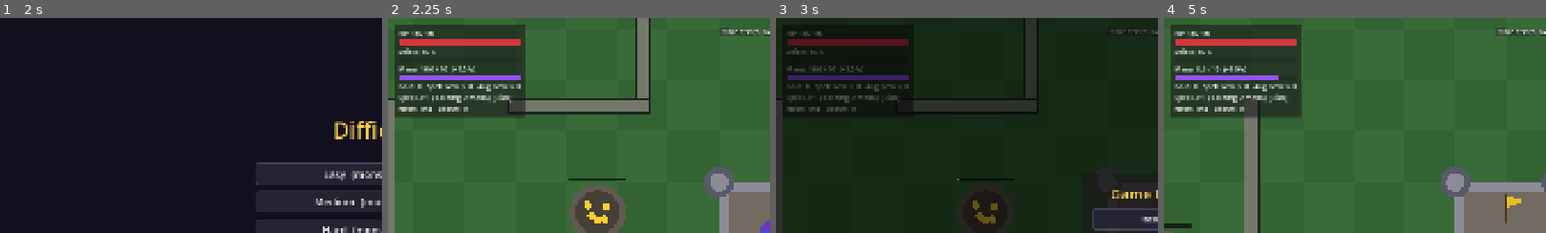
Above: before the commit, frames 1-4 (left to right).
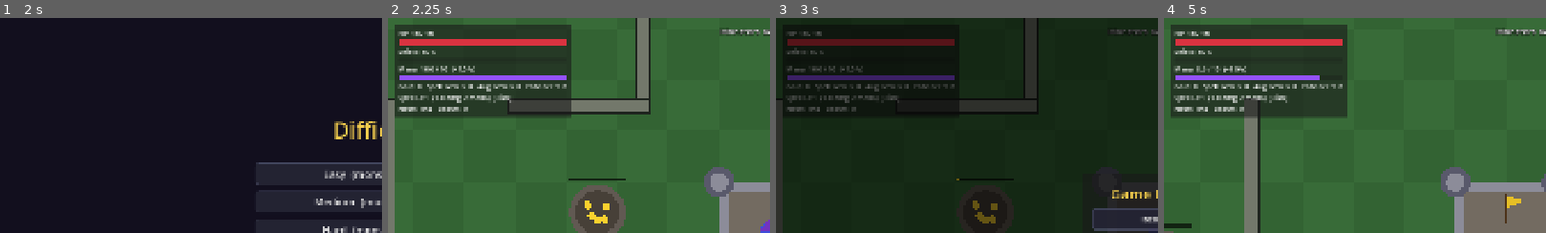
Above: after the commit, the same moments.

Repository: 09DylanXie/Hukulshish
Game: Godot game, scene res://scenes/ui/MainMenu.tscn
The game is run twice, just before and just after one commit, with the same random seed, the same clock (stepped at 60 frames per second) and the same inputs.
Inputs (mouse positions are % of the whole screen's width and height, from its top left):
- Up to frame 1 (2 s): click "Start" at 0.5 s; click "Small (40×40)" at 1.25 s
- Up to frame 2 (2.25 s): click "Easy (monster HP ×0.5)" at 2 s
- Up to frame 3 (3 s): click "⏸ Pause" at 2.75 s
- Up to frame 4 (5 s): click "Restart Run" at 3.5 s; tap Enter at 4.25 s; move the mouse to (72, 45) at 4.27 s; hold D (move_right) from 4.28 s (still down); tap E at 4.35 s; click (72, 45) at 4.42 s; tap F at 4.55 s
The pictures show only the part of the screen within x 0-50%, y 0-50%; the shares and areas given below are measured in that part.

Frame 1 is identical in both runs. In frame 2, 4.9% of the frame differs, in the area x 34-48%, y 3-47%; in frame 3, 0.7%; in frame 4, 5.4%, in the area x 30-48%, y 3-47%.

Commit message:
feat: add personal shop with goblin enhancers, auto-shoot 1/2 fire rate, and E/F toggles

Diff:
--- a/scripts/autoload/config.gd
+++ b/scripts/autoload/config.gd
@@ -74,12 +74,31 @@
 const GOLD_SHOP_MAGNET_COST: int = 100
 const GOLD_SHOP_AUTO_SHOOT_COST: int = 1000
 const GOLD_SHOP_HOMING_COST: int = 1500
+const AUTO_SHOOT_FIRE_RATE_MULT: float = 0.5
 const HOMING_TURN_SPEED: float = 16.0
 const MAGNET_PULL_SPEED_TILES: float = 14.0
 const POTION_DURATION_SEC: float = 30.0
 const HEAL_POTION_AMOUNT: int = 3
 const DAMAGE_POTION_MULT: float = 2.0
 const SHIELD_ITEM_AMOUNT: int = 1
+
+# --- Personal Shop (§6.3) — bought with Enhancers dropped by Goblins (1/3 chance) ---
+const ENHANCER_DROP_CHANCE: float = 1.0 / 3.0
+const PERSONAL_MAX_LEVEL: int = 3
+const PERSONAL_UPGRADE_COSTS: Array[int] = [3, 5, 9]
+const PERSONAL_SHOP: Dictionary = {
+	"luck": "Luck",
+	"move_speed": "Movement Speed",
+	"health_regen": "Health Regen",
+	"mine_capacity": "Capacity",
+	"mine_rate": "Rate",
+}
+const LUCK_STEP: float = 0.20
+const MOVE_SPEED_STEP: float = 0.05
+const HEALTH_REGEN_HP_PER_10S_STEP: int = 1
+const HEALTH_REGEN_INTERVAL_SEC: float = 10.0
+const MINE_CAPACITY_STEP: float = 1.0 / 3.0
+const MINE_RATE_STEP: float = 0.15
 
 # --- Boss spells (§6.3) ---
 ## Chance for a nest boss to drop a new spell.
@@ -229,6 +248,12 @@
 	return level + 1
 
 
+## Enhancer cost for the next level of a Personal Shop upgrade currently at `level` (0..2): 3, 5, 9.
+func personal_cost(level: int) -> int:
+	var idx: int = clampi(level, 0, PERSONAL_UPGRADE_COSTS.size() - 1)
+	return PERSONAL_UPGRADE_COSTS[idx]
+
+
 ## Gold cost for the next Spell Scroll in the Gold Shop (100, 200, ..., 1000).
 func gold_mod_part_cost(bought_so_far: int) -> int:
 	return (bought_so_far + 1) * GOLD_SHOP_MOD_PART_BASE_COST
--- a/scripts/autoload/game_state.gd
+++ b/scripts/autoload/game_state.gd
@@ -32,6 +32,11 @@
 ## Augmentation id → level (0..3, see Config.AUGMENTATIONS).
 var aug_levels: Dictionary = {}
 
+## Enhancers dropped only by Goblins (1/3 chance), spent in the Personal Shop.
+var enhancers: int = 0
+## Personal Shop id → level (0..3, see Config.PERSONAL_SHOP).
+var personal_levels: Dictionary = {}
+
 ## Mana state
 var mana: float = Config.BASE_MAX_MANA
 
@@ -41,7 +46,9 @@
 # --- Gold Shop unlocks & hotbar consumables ---
 var magnet_unlocked: bool = false
 var auto_shoot_unlocked: bool = false
+var auto_shoot_enabled: bool = false
 var homing_unlocked: bool = false
+var homing_enabled: bool = false
 var shield_items: int = 0
 var heal_potions: int = 0
 var damage_potions: int = 0
@@ -74,11 +81,17 @@
 	aug_levels.clear()
 	for id in Config.AUGMENTATIONS:
 		aug_levels[id] = 0
+	enhancers = 0
+	personal_levels.clear()
+	for id in Config.PERSONAL_SHOP:
+		personal_levels[id] = 0
 	mana = float(max_mana())
 	boss_spells.clear()
 	magnet_unlocked = false
 	auto_shoot_unlocked = false
+	auto_shoot_enabled = false
 	homing_unlocked = false
+	homing_enabled = false
 	shield_items = 0
 	heal_potions = 0
 	damage_potions = 0
@@ -325,6 +338,62 @@
 	return 0.0 if lvl <= 0 else Config.SNIPER_BASE_DAMAGE_MULT + Config.SNIPER_DAMAGE_STEP * (lvl - 1)
 
 
+# --- Personal Shop (Goblin Enhancers) ---
+
+func add_enhancers(amount: int) -> void:
+	enhancers += amount
+	changed.emit()
+
+
+func personal_level(id: String) -> int:
+	return int(personal_levels.get(id, 0))
+
+
+func is_personal_maxed(id: String) -> bool:
+	return personal_level(id) >= Config.PERSONAL_MAX_LEVEL
+
+
+func next_personal_cost(id: String) -> int:
+	return Config.personal_cost(personal_level(id))
+
+
+func try_buy_personal(id: String) -> bool:
+	if not Config.PERSONAL_SHOP.has(id) or is_personal_maxed(id):
+		return false
+	var cost: int = next_personal_cost(id)
+	if enhancers < cost:
+		return false
+	enhancers -= cost
+	personal_levels[id] = personal_level(id) + 1
+	changed.emit()
+	return true
+
+
+## Luck: +20% drop rate per upgrade (non-cumulative: 1.0, 1.2, 1.4, 1.6).
+func luck_multiplier() -> float:
+	return 1.0 + Config.LUCK_STEP * personal_level("luck")
+
+
+## Movement Speed: +5% player movement speed per upgrade (non-cumulative: 1.0, 1.05, 1.10, 1.15).
+func player_speed_tiles() -> float:
+	return Config.PLAYER_SPEED_TILES * (1.0 + Config.MOVE_SPEED_STEP * personal_level("move_speed"))
+
+
+## Health Regen: +1 HP / 10 secs per upgrade (0, 1, 2, 3 HP per 10s).
+func health_regen_per_10s() -> int:
+	return Config.HEALTH_REGEN_HP_PER_10S_STEP * personal_level("health_regen")
+
+
+## Capacity: +1/3 gold mine capacity per upgrade (non-cumulative: ×1, ×4/3, ×5/3, ×2).
+func gold_mine_cap() -> int:
+	return int(round(float(Config.GOLD_MINE_CAP) * (1.0 + Config.MINE_CAPACITY_STEP * personal_level("mine_capacity"))))
+
+
+## Rate: +15% gold mine generation rate per upgrade (non-cumulative: 1.0, 1.15, 1.30, 1.45).
+func gold_mine_rate() -> float:
+	return Config.GOLD_MINE_RATE * (1.0 + Config.MINE_RATE_STEP * personal_level("mine_rate"))
+
+
 # --- Gold Shop purchases ---
 
 func can_buy_gold_mod_part() -> bool:
@@ -389,6 +458,7 @@
 		return false
 	gold -= Config.GOLD_SHOP_AUTO_SHOOT_COST
 	auto_shoot_unlocked = true
+	auto_shoot_enabled = true
 	changed.emit()
 	return true
 
@@ -398,6 +468,31 @@
 		return false
 	gold -= Config.GOLD_SHOP_HOMING_COST
 	homing_unlocked = true
+	homing_enabled = true
+	changed.emit()
+	return true
+
+
+func is_auto_shoot_active() -> bool:
+	return auto_shoot_unlocked and auto_shoot_enabled
+
+
+func is_homing_active() -> bool:
+	return homing_unlocked and homing_enabled
+
+
+func toggle_auto_shoot() -> bool:
+	if not auto_shoot_unlocked:
+		return false
+	auto_shoot_enabled = not auto_shoot_enabled
+	changed.emit()
+	return true
+
+
+func toggle_homing() -> bool:
+	if not homing_unlocked:
+		return false
+	homing_enabled = not homing_enabled
 	changed.emit()
 	return true
 
--- a/scripts/main/game.gd
+++ b/scripts/main/game.gd
@@ -147,18 +147,24 @@
 	monster.died.connect(_on_monster_died)
 
 
-func _on_monster_died(gold: int, pos: Vector2, is_demon: bool) -> void:
+func _on_monster_died(gold: int, pos: Vector2, is_demon: bool, is_goblin: bool) -> void:
 	GameState.add_gold(gold)
-	if randf() < Config.MOD_PART_DROP_CHANCE:
+	var luck: float = GameState.luck_multiplier()
+	if randf() < Config.MOD_PART_DROP_CHANCE * luck:
 		var pickup: ModPickup = ModPickupScene.instantiate()
 		pickup.kind = ModPickup.Kind.MOD_PART
 		pickup.position = pos
 		_entities.call_deferred("add_child", pickup)
-	if is_demon and randf() < Config.AUG_SCROLL_DROP_CHANCE:
+	if is_demon and randf() < Config.AUG_SCROLL_DROP_CHANCE * luck:
 		var aug_pickup: ModPickup = ModPickupScene.instantiate()
 		aug_pickup.kind = ModPickup.Kind.AUG_SCROLL
 		aug_pickup.position = pos + Vector2(12, 0)
 		_entities.call_deferred("add_child", aug_pickup)
+	if is_goblin and randf() < Config.ENHANCER_DROP_CHANCE * luck:
+		var enh_pickup: ModPickup = ModPickupScene.instantiate()
+		enh_pickup.kind = ModPickup.Kind.ENHANCER
+		enh_pickup.position = pos + Vector2(-12, 0)
+		_entities.call_deferred("add_child", enh_pickup)
 
 
 func _on_nest_destroyed(nest: Nest) -> void:
@@ -199,7 +205,7 @@
 func _on_boss_died(gold: int, pos: Vector2) -> void:
 	GameState.add_gold(gold)
 	GameState.on_boss_defeated()
-	if randf() < Config.BOSS_SPELL_DROP_CHANCE:
+	if randf() < Config.BOSS_SPELL_DROP_CHANCE * GameState.luck_multiplier():
 		var pickup: ModPickup = ModPickupScene.instantiate()
 		pickup.kind = ModPickup.Kind.BOSS_SPELL
 		pickup.position = pos
--- a/scripts/monsters/monster.gd
+++ b/scripts/monsters/monster.gd
@@ -3,7 +3,7 @@
 ## Generic melee monster that chases the player through the maze. Configured by a MonsterStats resource (§6.5).
 ## Speed comes from its size (Config.monster_speed_tiles). Call setup() before adding it to the tree.
 
-signal died(gold: int, at: Vector2, is_demon: bool)
+signal died(gold: int, at: Vector2, is_demon: bool, is_goblin: bool)
 
 var stats: MonsterStats
 var max_hp: float = 1.0
@@ -89,7 +89,8 @@
 	if hp <= 0.0:
 		_dead = true
 		var is_demon: bool = stats != null and (stats.has_bubble_shield or stats.name == "Demon")
-		died.emit(stats.gold, global_position, is_demon)
+		var is_goblin: bool = stats != null and stats.name == "Goblin"
+		died.emit(stats.gold, global_position, is_demon, is_goblin)
 		queue_free()
 
 
--- a/scripts/player/player.gd
+++ b/scripts/player/player.gd
@@ -16,6 +16,7 @@
 var bounds: Rect2 = Rect2()
 
 var _iframes: float = 0.0
+var _regen_timer: float = 0.0
 var _dead: bool = false
 var _radius: float = Config.tiles(Config.PLAYER_RADIUS_TILES)
 var _facing: Vector2 = Vector2.RIGHT
@@ -57,10 +58,20 @@
 	var input: Vector2 = Input.get_vector("move_left", "move_right", "move_up", "move_down")
 	if input != Vector2.ZERO:
 		_facing = input.normalized()
-	velocity = input * Config.tiles(Config.PLAYER_SPEED_TILES)
+	velocity = input * Config.tiles(GameState.player_speed_tiles())
 	move_and_slide()
 	if bounds.has_area():
 		global_position = global_position.clamp(bounds.position + Vector2.ONE * _radius, bounds.end - Vector2.ONE * _radius)
+
+	# Personal Shop Health Regen: +1 HP / 10 secs per upgrade
+	var regen_hp: int = GameState.health_regen_per_10s()
+	if regen_hp > 0 and hp < max_hp:
+		_regen_timer += delta
+		if _regen_timer >= Config.HEALTH_REGEN_INTERVAL_SEC:
+			_regen_timer -= Config.HEALTH_REGEN_INTERVAL_SEC
+			heal_amount(regen_hp)
+	else:
+		_regen_timer = 0.0
 
 	if _iframes > 0.0:
 		_iframes -= delta
--- a/scripts/spells/mod_pickup.gd
+++ b/scripts/spells/mod_pickup.gd
@@ -9,6 +9,7 @@
 enum Kind {
 	MOD_PART,
 	AUG_SCROLL,
+	ENHANCER,
 	BOSS_SPELL,
 }
 
@@ -55,6 +56,8 @@
 			GameState.acquire_boss_spell()
 		Kind.AUG_SCROLL:
 			GameState.add_aug_scrolls(1)
+		Kind.ENHANCER:
+			GameState.add_enhancers(1)
 		_:
 			GameState.add_mod_parts(1)
 	queue_free()
@@ -83,6 +86,23 @@
 			])
 			draw_colored_polygon(diamond, col)
 			draw_circle(Vector2.ZERO, r * 0.35, Color(1.0, 0.88, 0.3))
+		Kind.ENHANCER:
+			var col := Color(0.28, 0.95, 0.45)
+			var r: float = Config.tiles(0.36) * (1.0 + 0.13 * sin(_t * 4.8))
+			draw_circle(Vector2.ZERO, r * 1.55, Color(col, 0.28))
+			# Emerald enhancer crystal
+			var tri_up := PackedVector2Array([
+				Vector2(0, -r * 1.05),
+				Vector2(r * 0.9, r * 0.55),
+				Vector2(-r * 0.9, r * 0.55),
+			])
+			var tri_down := PackedVector2Array([
+				Vector2(0, r * 1.05),
+				Vector2(r * 0.9, -r * 0.55),
+				Vector2(-r * 0.9, -r * 0.55),
+			])
+			draw_colored_polygon(tri_down, col.darkened(0.2))
+			draw_colored_polygon(tri_up, col.lightened(0.15))
 		_:
 			var col := Color(0.35, 0.9, 1.0)
 			var r: float = Config.tiles(0.32) * (1.0 + 0.12 * sin(_t * 4.0))
--- a/scripts/spells/projectile.gd
+++ b/scripts/spells/projectile.gd
@@ -68,7 +68,7 @@
 func _physics_process(delta: float) -> void:
 	if _spent:
 		return
-	if from_player and (homing or proj_kind == ProjKind.SNIPER):
+	if from_player and ((homing and GameState.is_homing_active()) or proj_kind == ProjKind.SNIPER):
 		var target: Node2D = _find_homing_target()
 		if target != null:
 			var to_target: Vector2 = global_position.direction_to(target.global_position)
@@ -189,7 +189,7 @@
 			color.lightened(0.15),
 			radius * 0.85,
 			max_distance,
-			GameState.homing_unlocked,
+			GameState.is_homing_active(),
 			ProjKind.SPLIT,
 			hit_target
 		)
--- a/scripts/spells/spell_caster.gd
+++ b/scripts/spells/spell_caster.gd
@@ -6,8 +6,10 @@
 
 const ProjectileScene: PackedScene = preload("res://scenes/spells/Projectile.tscn")
 
-## One cooldown per spell in GameState.all_spells().
-var _cooldowns: Array[float] = []
+## One manual cooldown and one auto-fire cooldown per spell in GameState.all_spells().
+## Auto-shooting fires at 1/2 the spell's fire rate so players can still manually fire.
+var _manual_cooldowns: Array[float] = []
+var _auto_cooldowns: Array[float] = []
 
 
 func _physics_process(delta: float) -> void:
@@ -16,37 +18,44 @@
 		return
 
 	var spells: Array[Dictionary] = GameState.all_spells()
-	while _cooldowns.size() < spells.size():
-		_cooldowns.append(0.0)
+	while _manual_cooldowns.size() < spells.size():
+		_manual_cooldowns.append(0.0)
+	while _auto_cooldowns.size() < spells.size():
+		_auto_cooldowns.append(0.0)
 
 	var manual_click: bool = Input.is_mouse_button_pressed(MOUSE_BUTTON_LEFT) and get_viewport().gui_get_hovered_control() == null
 	var mouse_world: Vector2 = get_global_mouse_position()
 
 	for i in spells.size():
-		_cooldowns[i] = maxf(0.0, _cooldowns[i] - delta)
-		if _cooldowns[i] > 0.0:
-			continue
+		_manual_cooldowns[i] = maxf(0.0, _manual_cooldowns[i] - delta)
+		_auto_cooldowns[i] = maxf(0.0, _auto_cooldowns[i] - delta)
 
 		var spell: Dictionary = spells[i]
 		var max_range: float = Config.tiles(float(spell["range_tiles"]))
 		var mana_cost: float = float(spell.get("mana_cost", Config.BASE_SPELL_MANA_COST))
+		var base_rate: float = maxf(0.05, float(spell["fire_rate"]))
 
 		if manual_click:
+			if _manual_cooldowns[i] > 0.0:
+				continue
 			if not GameState.try_spend_mana(mana_cost):
 				continue
 			var dir: Vector2 = global_position.direction_to(mouse_world)
 			if dir == Vector2.ZERO:
 				dir = Vector2.RIGHT
 			_fire_dir(spell, dir, max_range)
-			_cooldowns[i] = 1.0 / maxf(0.05, float(spell["fire_rate"]))
-		elif GameState.auto_shoot_unlocked:
+			_manual_cooldowns[i] = 1.0 / base_rate
+		elif GameState.is_auto_shoot_active():
+			if _auto_cooldowns[i] > 0.0:
+				continue
 			var target: Node2D = _find_target(max_range)
 			if target != null:
 				if not GameState.try_spend_mana(mana_cost):
 					continue
 				var dir: Vector2 = global_position.direction_to(target.global_position)
 				_fire_dir(spell, dir, max_range)
-				_cooldowns[i] = 1.0 / maxf(0.05, float(spell["fire_rate"]))
+				var auto_rate: float = maxf(0.05, base_rate * Config.AUTO_SHOOT_FIRE_RATE_MULT)
+				_auto_cooldowns[i] = 1.0 / auto_rate
 
 
 ## Nearest monster / boss / nest within `max_range` pixels.
@@ -75,7 +84,7 @@
 		spell["color"] as Color,
 		Config.tiles(float(spell["radius_tiles"])),
 		max_range,
-		GameState.homing_unlocked,
+		GameState.is_homing_active(),
 		Projectile.ProjKind.INITIAL,
 		null
 	)
--- a/scripts/ui/castle_menu.gd
+++ b/scripts/ui/castle_menu.gd
@@ -1,14 +1,16 @@
 class_name CastleMenu
 extends CanvasLayer
 ## Castle upgrade & shop menu (§5, §6.2–6.3). Pauses the game while open.
-## Left side: Base Spell upgrade, Spell Mods (Spell Scrolls), and Augmentations (Augmentation Scrolls).
-## Right side: Gold Shop and Boss Spells.
+## Left column: Base Spell upgrade, Spell Mods (Spell Scrolls), and Augmentations (Augmentation Scrolls).
+## Middle column: Personal Shop (Enhancers dropped by Goblins at 1/3 rate).
+## Right column: Gold Shop and Boss Spells.
 
 var _root: Control
 var _resources_label: Label
 var _upgrade_button: Button
 var _mods_box: VBoxContainer
 var _augs_box: VBoxContainer
+var _personal_box: VBoxContainer
 var _spells_box: VBoxContainer
 var _gold_shop_box: VBoxContainer
 
@@ -55,7 +57,7 @@
 	_root.add_child(center)
 
 	var panel := PanelContainer.new()
-	panel.custom_minimum_size = Vector2(1140, 0)
+	panel.custom_minimum_size = Vector2(1620, 0)
 	center.add_child(panel)
 	var margin := MarginContainer.new()
 	for side in ["left", "right", "top", "bottom"]:
@@ -71,7 +73,7 @@
 	outer.add_child(_resources_label)
 
 	var columns := HBoxContainer.new()
-	columns.add_theme_constant_override("separation", 28)
+	columns.add_theme_constant_override("separation", 22)
 	outer.add_child(columns)
 
 	# Left column: Base spell + Spell Mods + Augmentations
@@ -80,7 +82,7 @@
 	left_col.add_theme_constant_override("separation", 8)
 	columns.add_child(left_col)
 
-	_upgrade_button = UIKit.make_button("", _on_upgrade_pressed, 17)
+	_upgrade_button = UIKit.make_button("", _on_upgrade_pressed, 16)
 	_upgrade_button.custom_minimum_size = Vector2(0, 42)
 	left_col.add_child(_upgrade_button)
 
@@ -93,6 +95,17 @@
 	_augs_box = VBoxContainer.new()
 	_augs_box.add_theme_constant_override("separation", 6)
 	left_col.add_child(_augs_box)
+
+	# Middle column: Personal Shop (Goblin Enhancers)
+	var mid_col := VBoxContainer.new()
+	mid_col.size_flags_horizontal = Control.SIZE_EXPAND_FILL
+	mid_col.add_theme_constant_override("separation", 8)
+	columns.add_child(mid_col)
+
+	mid_col.add_child(UIKit.make_label("Personal Shop (Goblin Enhancers)", 22, Color(0.35, 0.95, 0.55)))
+	_personal_box = VBoxContainer.new()
+	_personal_box.add_theme_constant_override("separation", 6)
+	mid_col.add_child(_personal_box)
 
 	# Right column: Gold Shop + Boss Spells
 	var right_col := VBoxContainer.new()
@@ -116,8 +129,8 @@
 func _refresh() -> void:
 	if _root == null:
 		return
-	_resources_label.text = "Gold: %d      Spell Scrolls: %d      Augmentation Scrolls: %d" % [
-		GameState.gold, GameState.mod_parts, GameState.aug_scrolls]
+	_resources_label.text = "Gold: %d      Spell Scrolls: %d      Augmentation Scrolls: %d      Enhancers: %d" % [
+		GameState.gold, GameState.mod_parts, GameState.aug_scrolls, GameState.enhancers]
 
 	var lvl: int = GameState.spell_level
 	if GameState.is_spell_maxed():
@@ -200,6 +213,53 @@
 		btn.disabled = maxed or GameState.aug_scrolls < cost
 		_augs_box.add_child(btn)
 
+	# Populate Personal Shop (Goblin Enhancers: max 3, costs 3, 5, 9)
+	for c in _personal_box.get_children():
+		c.queue_free()
+	for id in ["luck", "move_speed", "health_regen", "mine_capacity", "mine_rate"]:
+		var p_lvl: int = GameState.personal_level(id)
+		var maxed: bool = GameState.is_personal_maxed(id)
+		var cost: int = GameState.next_personal_cost(id)
+		var text: String = ""
+		match id:
+			"luck":
+				var cur_pct: int = p_lvl * 20
+				var next_pct: int = (p_lvl + 1) * 20
+				if maxed:
+					text = "Luck  Lv 3 (+60% drop rate) — MAX"
+				else:
+					text = "Luck  Lv %d → %d (+%d%% → +%d%% drop rate)  —  %d enhancers" % [p_lvl, p_lvl + 1, cur_pct, next_pct, cost]
+			"move_speed":
+				var cur_pct: int = p_lvl * 5
+				var next_pct: int = (p_lvl + 1) * 5
+				if maxed:
+					text = "Movement Speed  Lv 3 (+15% move speed) — MAX"
+				else:
+					text = "Movement Speed  Lv %d → %d (+%d%% → +%d%% speed)  —  %d enhancers" % [p_lvl, p_lvl + 1, cur_pct, next_pct, cost]
+			"health_regen":
+				if maxed:
+					text = "Health Regen  Lv 3 (+3 HP / 10s) — MAX"
+				else:
+					text = "Health Regen  Lv %d → %d (+%d → +%d HP/10s)  —  %d enhancers" % [p_lvl, p_lvl + 1, p_lvl, p_lvl + 1, cost]
+			"mine_capacity":
+				var cur_cap: int = GameState.gold_mine_cap()
+				var next_cap: int = int(round(float(Config.GOLD_MINE_CAP) * (1.0 + Config.MINE_CAPACITY_STEP * (p_lvl + 1))))
+				if maxed:
+					text = "Capacity  Lv 3 (%d mine cap, +3/3) — MAX" % cur_cap
+				else:
+					text = "Capacity  Lv %d → %d (+%d/3 → +%d/3 mine cap)  —  %d enhancers" % [p_lvl, p_lvl + 1, p_lvl, p_lvl + 1, cost]
+			"mine_rate":
+				var cur_pct: int = p_lvl * 15
+				var next_pct: int = (p_lvl + 1) * 15
+				if maxed:
+					text = "Rate  Lv 3 (+45% mine gold/s) — MAX"
+				else:
+					text = "Rate  Lv %d → %d (+%d%% → +%d%% mine gold/s)  —  %d enhancers" % [p_lvl, p_lvl + 1, cur_pct, next_pct, cost]
+		var btn: Button = UIKit.make_button(text, _on_buy_personal.bind(id), 15)
+		btn.custom_minimum_size = Vector2(0, 40)
+		btn.disabled = maxed or GameState.enhancers < cost
+		_personal_box.add_child(btn)
+
 	# Populate Boss Spells
 	for c in _spells_box.get_children():
 		c.queue_free()
@@ -271,29 +331,29 @@
 	dmg_btn.disabled = GameState.gold < Config.GOLD_SHOP_POTION_COST
 	_gold_shop_box.add_child(dmg_btn)
 
-	# 6. Auto-Shooting Unlock (1000 gold)
+	# 6. Auto-Shooting Unlock (1000 gold; toggle with E)
 	if GameState.auto_shoot_unlocked:
-		var auto_done: Button = UIKit.make_button("Auto-Shooting — UNLOCKED", func() -> void: pass, 16)
+		var auto_done: Button = UIKit.make_button("Auto-Shooting — UNLOCKED (Press E to toggle)", func() -> void: pass, 16)
 		auto_done.custom_minimum_size = Vector2(0, 38)
 		auto_done.disabled = true
 		_gold_shop_box.add_child(auto_done)
 	else:
 		var auto_btn: Button = UIKit.make_button(
-			"Unlock Auto-Shooting  —  %d gold" % Config.GOLD_SHOP_AUTO_SHOOT_COST,
+			"Unlock Auto-Shooting (toggle with E)  —  %d gold" % Config.GOLD_SHOP_AUTO_SHOOT_COST,
 			func() -> void: GameState.try_buy_auto_shoot(), 16)
 		auto_btn.custom_minimum_size = Vector2(0, 38)
 		auto_btn.disabled = GameState.gold < Config.GOLD_SHOP_AUTO_SHOOT_COST
 		_gold_shop_box.add_child(auto_btn)
 
-	# 7. Homing Unlock (1500 gold)
+	# 7. Homing Unlock (1500 gold; toggle with F)
 	if GameState.homing_unlocked:
-		var homing_done: Button = UIKit.make_button("Homing — UNLOCKED", func() -> void: pass, 16)
+		var homing_done: Button = UIKit.make_button("Homing — UNLOCKED (Press F to toggle)", func() -> void: pass, 16)
 		homing_done.custom_minimum_size = Vector2(0, 38)
 		homing_done.disabled = true
 		_gold_shop_box.add_child(homing_done)
 	else:
 		var homing_btn: Button = UIKit.make_button(
-			"Unlock Homing  —  %d gold" % Config.GOLD_SHOP_HOMING_COST,
+			"Unlock Homing (toggle with F)  —  %d gold" % Config.GOLD_SHOP_HOMING_COST,
 			func() -> void: GameState.try_buy_homing(), 16)
 		homing_btn.custom_minimum_size = Vector2(0, 38)
 		homing_btn.disabled = GameState.gold < Config.GOLD_SHOP_HOMING_COST
@@ -310,3 +370,7 @@
 
 func _on_buy_aug(id: String) -> void:
 	GameState.try_buy_aug(id)
+
+
+func _on_buy_personal(id: String) -> void:
+	GameState.try_buy_personal(id)
--- a/scripts/ui/hud.gd
+++ b/scripts/ui/hud.gd
@@ -98,6 +98,12 @@
 			_use_slot(1)
 		elif k == KEY_3:
 			_use_slot(2)
+		elif k == KEY_E:
+			if GameState.toggle_auto_shoot():
+				get_viewport().set_input_as_handled()
+		elif k == KEY_F:
+			if GameState.toggle_homing():
+				get_viewport().set_input_as_handled()
 
 
 func _build_stats_panel() -> void:
@@ -326,16 +332,18 @@
 
 
 func _refresh() -> void:
-	_gold_label.text = "Gold  %d   Spell Scrolls  %d   Aug Scrolls  %d" % [
-		GameState.gold, GameState.mod_parts, GameState.aug_scrolls]
+	_gold_label.text = "Gold  %d   Spell Scrolls  %d   Aug Scrolls  %d   Enhancers  %d" % [
+		GameState.gold, GameState.mod_parts, GameState.aug_scrolls, GameState.enhancers]
 	var base: Dictionary = GameState.base_spell_stats()
 	var dmg: float = float(base["damage"]) * GameState.damage_boost_multiplier()
 	var extra: String = ""
 	if not GameState.boss_spells.is_empty():
 		extra = "  +%d boss spell(s)" % GameState.boss_spells.size()
-	var mode_tag: String = " [Auto]" if GameState.auto_shoot_unlocked else " [Click]"
+	var mode_tag: String = " [Click]"
+	if GameState.auto_shoot_unlocked:
+		mode_tag = " [Auto: ON (E)]" if GameState.auto_shoot_enabled else " [Auto: OFF (E)]"
 	if GameState.homing_unlocked:
-		mode_tag += " [Homing]"
+		mode_tag += " [Homing: ON (F)]" if GameState.homing_enabled else " [Homing: OFF (F)]"
 	if GameState.magnet_unlocked:
 		mode_tag += " [Magnet]"
 	_spell_label.text = "Spell Lv %d  (%.1f dmg, %d mana)%s%s" % [
--- a/scripts/world/gold_mine.gd
+++ b/scripts/world/gold_mine.gd
@@ -22,7 +22,9 @@
 
 
 func _physics_process(delta: float) -> void:
-	_stored = minf(float(Config.GOLD_MINE_CAP), _stored + Config.GOLD_MINE_RATE * delta)
+	var cap: float = float(GameState.gold_mine_cap())
+	var rate: float = GameState.gold_mine_rate()
+	_stored = minf(cap, _stored + rate * delta)
 	if _player_inside:
 		_collect()
 	queue_redraw()
@@ -55,7 +57,7 @@
 	draw_circle(Vector2.ZERO, _radius, Color(0.38, 0.35, 0.32))
 	draw_circle(Vector2.ZERO, _radius * 0.78, Color(0.28, 0.25, 0.22))
 	# Gold nuggets / veins (brighter as storage fills)
-	var ratio: float = clampf(_stored / float(Config.GOLD_MINE_CAP), 0.0, 1.0)
+	var ratio: float = clampf(_stored / float(GameState.gold_mine_cap()), 0.0, 1.0)
 	var gold_col := Color(0.98, 0.82, 0.18).lerp(Color(1.0, 0.95, 0.5), ratio)
 	for offset in [Vector2(-0.35, -0.25), Vector2(0.3, -0.2), Vector2(0.0, 0.3), Vector2(-0.2, 0.15), Vector2(0.25, 0.25)]:
 		draw_circle(offset * _radius, _radius * (0.14 + 0.08 * ratio), gold_col)
Not shown, changed: AGENTS.md
Not shown, changed: docs/PROTOTYPE.md
